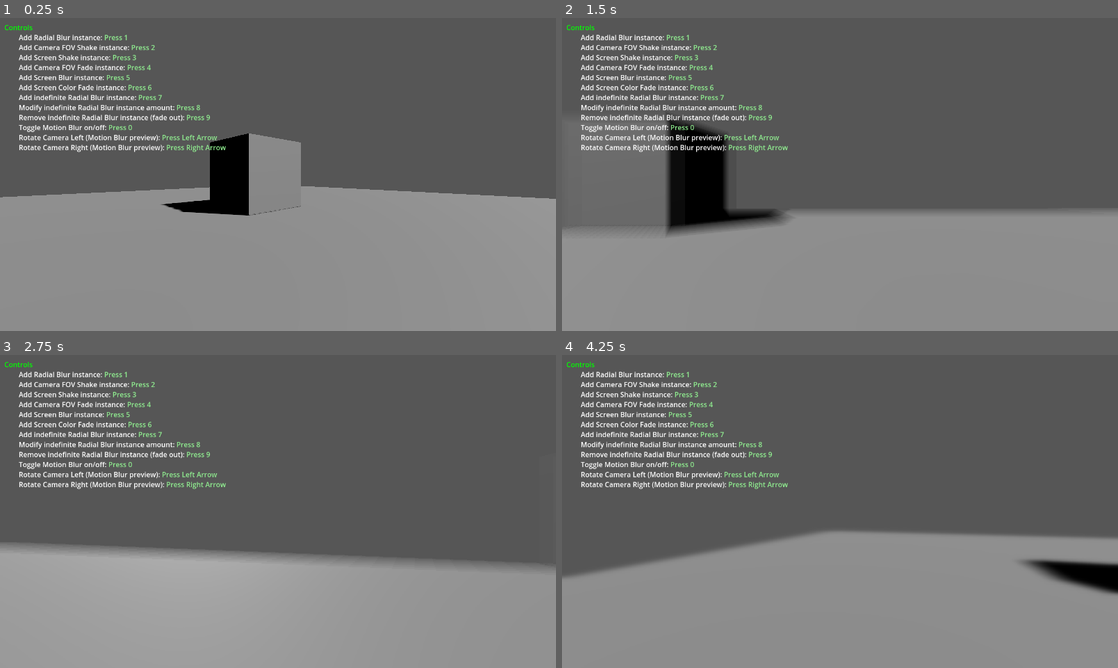
Above: before the commit, frames 1-4 (two rows, left to right).
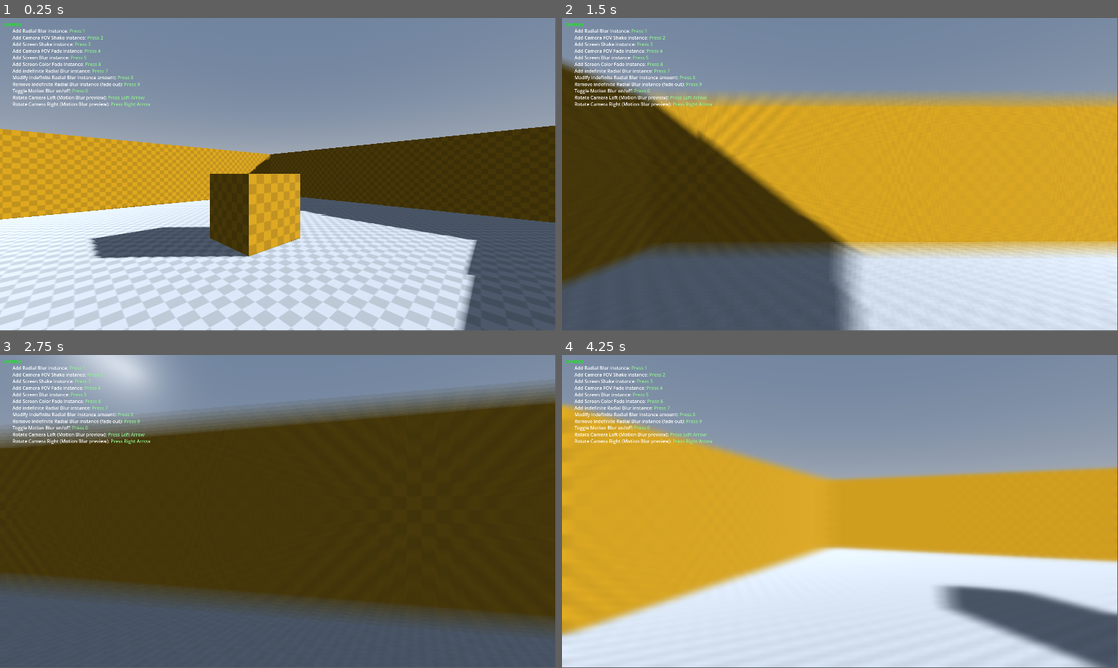
Above: after the commit, the same moments.

Repository: ioannis-koukourakis/godot_screen_effects
Game: Godot game, scene res://example_project/example_map/example_map.tscn
Two runs of this game, one before a commit and one after it. Both use one fixed random seed, a clock stepped at 60 frames per second and the inputs below.
Inputs:
- Up to frame 1 (0.25 s): no input
- Up to frame 2 (1.5 s): tap Enter at 0.5 s; hold Right (ui_right) 0.53-1.28 s; tap 1 at 0.6 s; hold Left (ui_left) from 1.28 s (still down); tap 2 at 1.35 s
- Up to frame 3 (2.75 s): release Left (ui_left) at 2.03 s; hold Right (ui_right) from 2.03 s (still down); tap 3 at 2.1 s
- Up to frame 4 (4.25 s): tap 4 at 2.85 s; release Right (ui_right) at 3.53 s; hold Left (ui_left) from 3.53 s (still down); tap 5 at 3.6 s
In our replay, the window is 800x450 before the commit and 799x449 after it. These sizes can differ from the game's own. Grey fills any space a smaller window leaves; there, only what the larger window draws over its background counts as a difference.

The runs differ from the first frame. In frame 1, 99% of the frame differs, in the area x 0-100%, y 0-100%; in frame 2, 99%; in frame 3, 97%; in frame 4, 99%.

Commit message:
Added dev material for better preview

Diff:
--- a/example_project/example_map/example_map.tscn
+++ b/example_project/example_map/example_map.tscn
@@ -1,29 +1,79 @@
-[gd_scene load_steps=4 format=3 uid="uid://bagk2vfdyk0u6"]
+[gd_scene load_steps=10 format=3 uid="uid://bagk2vfdyk0u6"]
 
 [ext_resource type="Script" path="res://example_project/example_map/example_map.gd" id="1_4paoi"]
+[ext_resource type="Material" uid="uid://dw8htv6c3rhrs" path="res://example_project/materials/dev_material_02.tres" id="2_bcs2b"]
+[ext_resource type="Texture2D" uid="uid://dbbllwugem3gi" path="res://example_project/textures/dev_texture.png" id="2_xh2y2"]
 
 [sub_resource type="BoxMesh" id="BoxMesh_nui8f"]
 
+[sub_resource type="StandardMaterial3D" id="StandardMaterial3D_yxmw1"]
+resource_local_to_scene = true
+albedo_texture = ExtResource("2_xh2y2")
+uv1_triplanar = true
+uv1_world_triplanar = true
+
 [sub_resource type="PlaneMesh" id="PlaneMesh_okqyk"]
+
+[sub_resource type="ProceduralSkyMaterial" id="ProceduralSkyMaterial_6e47s"]
+
+[sub_resource type="Sky" id="Sky_y4jmx"]
+sky_material = SubResource("ProceduralSkyMaterial_6e47s")
+
+[sub_resource type="Environment" id="Environment_8vh72"]
+background_mode = 2
+sky = SubResource("Sky_y4jmx")
 
 [node name="world" type="Node3D"]
 script = ExtResource("1_4paoi")
 
-[node name="cube" type="MeshInstance3D" parent="."]
+[node name="Camera3D" type="Camera3D" parent="."]
+transform = Transform3D(0.707107, 0, 0.707107, 0, 1, 0, -0.707107, 0, 0.707107, 5, 2, 4)
+
+[node name="DirectionalLight3D" type="DirectionalLight3D" parent="."]
+transform = Transform3D(-0.5, -0.612372, 0.612373, -0.407628, 0.790294, 0.457466, -0.764094, -0.0208872, -0.644767, 0, 6.41808, 0)
+shadow_enabled = true
+
+[node name="geometry" type="Node3D" parent="."]
+
+[node name="cube" type="MeshInstance3D" parent="geometry"]
 transform = Transform3D(2, 0, 0, 0, 2, 0, 0, 0, 2, 0, 1, 0)
 mesh = SubResource("BoxMesh_nui8f")
+skeleton = NodePath("../..")
+surface_material_override/0 = ExtResource("2_bcs2b")
 
-[node name="cube2" type="MeshInstance3D" parent="."]
-transform = Transform3D(2, 0, 0, 0, 2, 0, 0, 0, 2, 9, 1, 9)
+[node name="cube2" type="MeshInstance3D" parent="geometry"]
+transform = Transform3D(2, 0, 0, 0, 4, 0, 0, 0, 20, 11, 2, 0)
+material_override = ExtResource("2_bcs2b")
 mesh = SubResource("BoxMesh_nui8f")
+skeleton = NodePath("../..")
+surface_material_override/0 = SubResource("StandardMaterial3D_yxmw1")
 
-[node name="floor" type="MeshInstance3D" parent="."]
+[node name="cube4" type="MeshInstance3D" parent="geometry"]
+transform = Transform3D(24, 0, 0, 0, 4, 0, 0, 0, 2, 0, 2, -11)
+material_override = ExtResource("2_bcs2b")
+mesh = SubResource("BoxMesh_nui8f")
+skeleton = NodePath("../..")
+surface_material_override/0 = SubResource("StandardMaterial3D_yxmw1")
+
+[node name="cube5" type="MeshInstance3D" parent="geometry"]
+transform = Transform3D(24, 0, 0, 0, 4, 0, 0, 0, 2, 0, 2, 11)
+material_override = ExtResource("2_bcs2b")
+mesh = SubResource("BoxMesh_nui8f")
+skeleton = NodePath("../..")
+surface_material_override/0 = SubResource("StandardMaterial3D_yxmw1")
+
+[node name="cube3" type="MeshInstance3D" parent="geometry"]
+transform = Transform3D(2, 0, 0, 0, 4, 0, 0, 0, 20, -11, 2, 0)
+material_override = ExtResource("2_bcs2b")
+mesh = SubResource("BoxMesh_nui8f")
+skeleton = NodePath("../..")
+surface_material_override/0 = SubResource("StandardMaterial3D_yxmw1")
+
+[node name="floor" type="MeshInstance3D" parent="geometry"]
 transform = Transform3D(10, 0, 0, 0, 1, 0, 0, 0, 10, 0, 0, 0)
 mesh = SubResource("PlaneMesh_okqyk")
+skeleton = NodePath("../..")
+surface_material_override/0 = SubResource("StandardMaterial3D_yxmw1")
 
-[node name="Camera3D" type="Camera3D" parent="."]
-transform = Transform3D(0.707107, 0, 0.707107, 0, 1, 0, -0.707107, 0, 0.707107, 5, 1, 4)
-
-[node name="DirectionalLight3D" type="DirectionalLight3D" parent="."]
-transform = Transform3D(-0.5, -0.612372, 0.612372, 0, 0.707107, 0.707107, -0.866025, 0.353553, -0.353553, 0, 6.41808, 0)
-shadow_enabled = true
+[node name="WorldEnvironment" type="WorldEnvironment" parent="."]
+environment = SubResource("Environment_8vh72")
--- /dev/null
+++ b/example_project/materials/dev_material_01.tres
@@ -0,0 +1,8 @@
+[gd_resource type="StandardMaterial3D" load_steps=2 format=3 uid="uid://o8xiq4mx22ui"]
+
+[ext_resource type="Texture2D" uid="uid://dbbllwugem3gi" path="res://example_project/textures/dev_texture.png" id="1_kws24"]
+
+[resource]
+albedo_texture = ExtResource("1_kws24")
+uv1_triplanar = true
+uv1_world_triplanar = true
--- /dev/null
+++ b/example_project/materials/dev_material_02.tres
@@ -0,0 +1,9 @@
+[gd_resource type="StandardMaterial3D" load_steps=2 format=3 uid="uid://dw8htv6c3rhrs"]
+
+[ext_resource type="Texture2D" uid="uid://dbbllwugem3gi" path="res://example_project/textures/dev_texture.png" id="1_ygevg"]
+
+[resource]
+albedo_color = Color(1, 0.75, 0, 1)
+albedo_texture = ExtResource("1_ygevg")
+uv1_triplanar = true
+uv1_world_triplanar = true
--- a/project.godot
+++ b/project.godot
@@ -21,8 +21,12 @@
 
 [display]
 
-window/size/viewport_width=1280
-window/size/viewport_height=720
+window/size/viewport_width=1920
+window/size/viewport_height=1080
+
+[editor]
+
+movie_writer/movie_file="E:/_gamedev/godot_screen_effects/movie.avi"
 
 [editor_plugins]
 
Binary file added: example_project/textures/dev_texture.png
Not shown, added: example_project/textures/dev_texture.png.import
Binary file added: preview.gif
